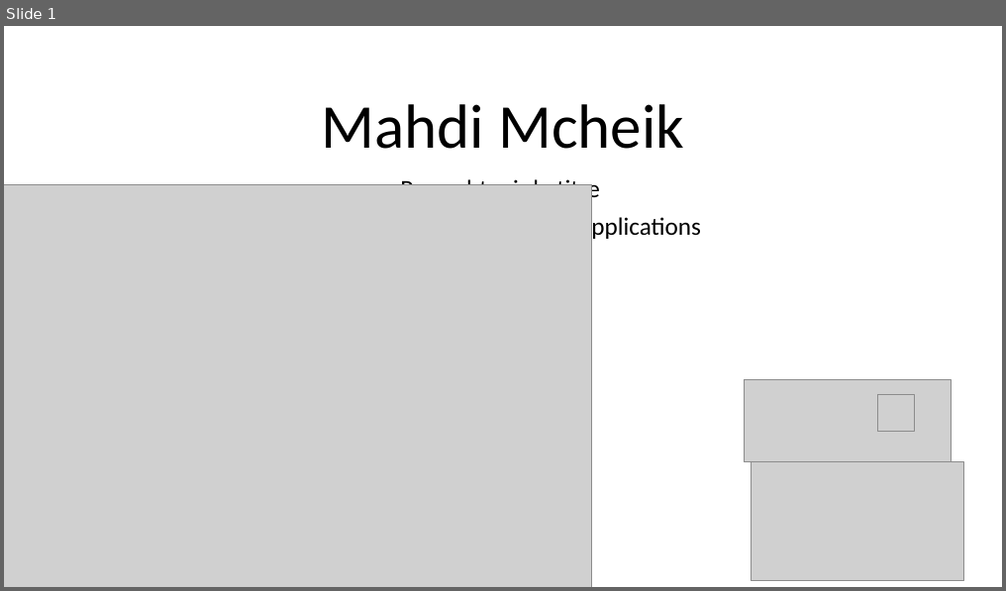
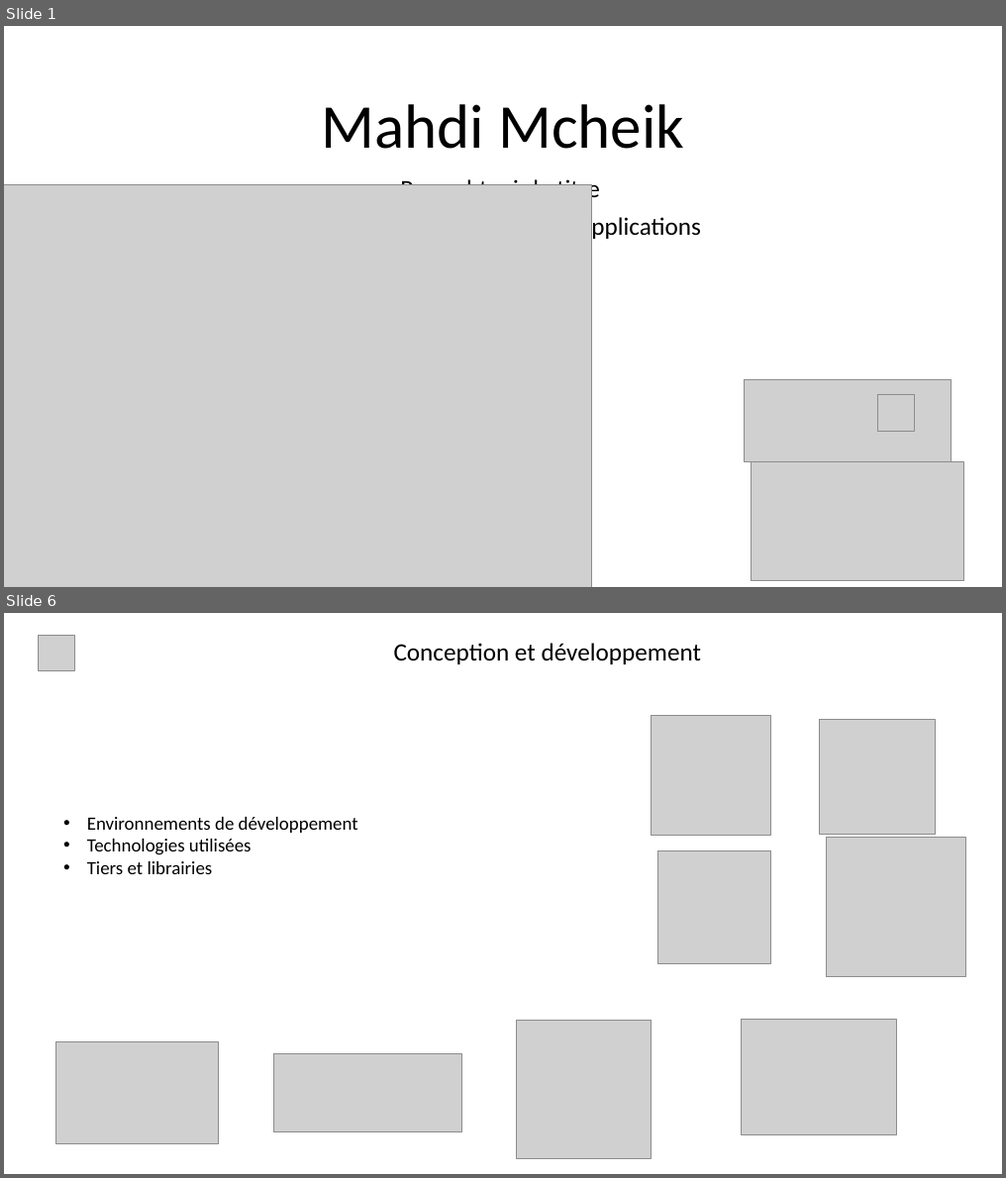
Before and after one commit to mahdimcheik/template-angular-19-dashboard, a slide deck: presentation/skill-hive.pptx. Shown one above the other, each under a label of ours: slide 1 before the commit, slides 1 and 6 after it; the slides between them are not shown. The pictures are 1006x591 and 1006x1178 pixels, drawn with LibreOffice and Linux fonts; fonts in the diff are those of the drawing; grey boxes stand for pictures; background and template pictures are left out. Boxes give left, top, right and bottom in pixels: in the first picture for what was removed or moved away, otherwise in the second. Text is boxed around its words. In the diff, an @@ line names an element or a change of style, - is before the commit and + after.

```diff
--- a/presentation/skill-hive.pptx
+++ b/presentation/skill-hive.pptx
@@ slide 6 added at (x1=4, y1=613, x2=1002, y2=1174), background picture (left out) @@
@@ picture added at (x1=38, y1=635, x2=74, y2=670) @@
@@ text added at (x1=394, y1=643, x2=701, y2=664), 24 pt, text #000000 @@
+Conception et développement
@@ picture added at (x1=650, y1=716, x2=771, y2=836) @@
@@ picture added at (x1=820, y1=719, x2=936, y2=835) @@
@@ text added at (x1=87, y1=817, x2=358, y2=874), 18 pt, text #000000 @@
+• Environnements de développement
+• Technologies utilisées
+• Tiers et librairies
@@ picture added at (x1=826, y1=837, x2=966, y2=977) @@
@@ picture added at (x1=658, y1=851, x2=770, y2=963) @@
@@ picture added at (x1=517, y1=1021, x2=650, y2=1159) @@
@@ picture added at (x1=741, y1=1019, x2=896, y2=1136) @@
@@ picture added at (x1=56, y1=1043, x2=218, y2=1144) @@
@@ picture added at (x1=273, y1=1054, x2=461, y2=1134) @@
```
Also in this commit, not shown: 2 slides changed, 4 other slides added, 2 slides removed, 9 other files.
